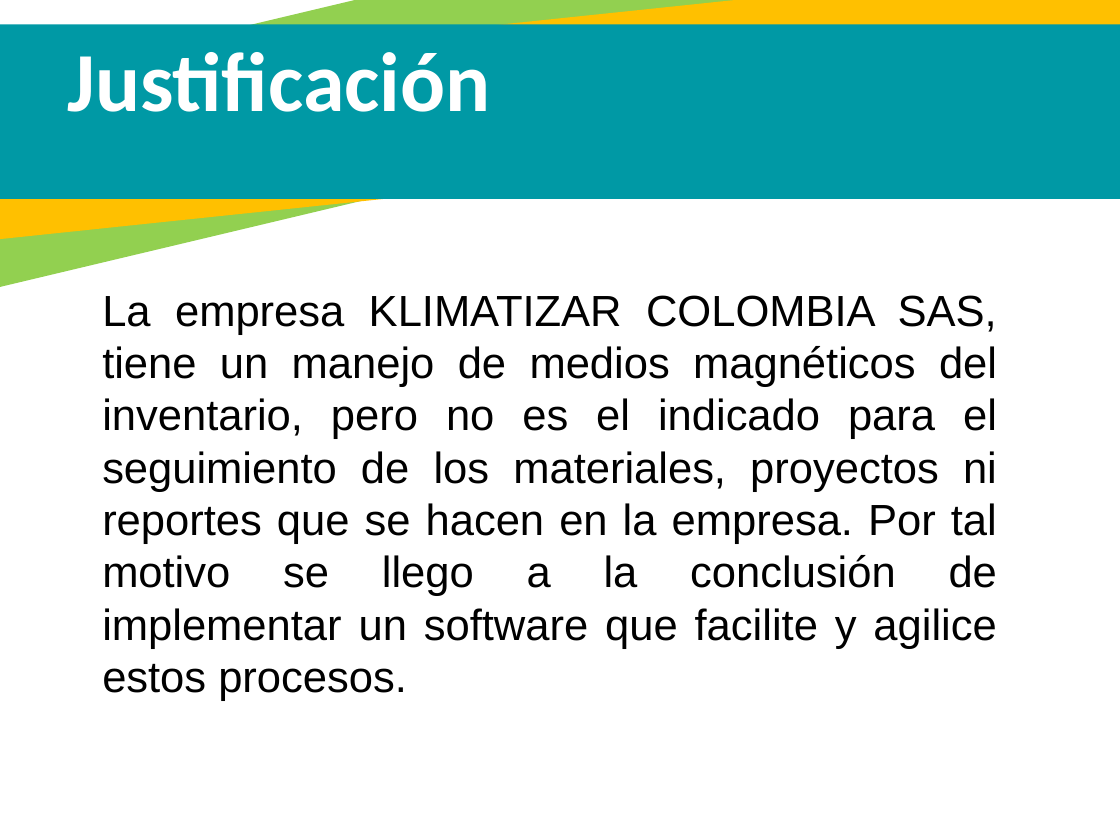
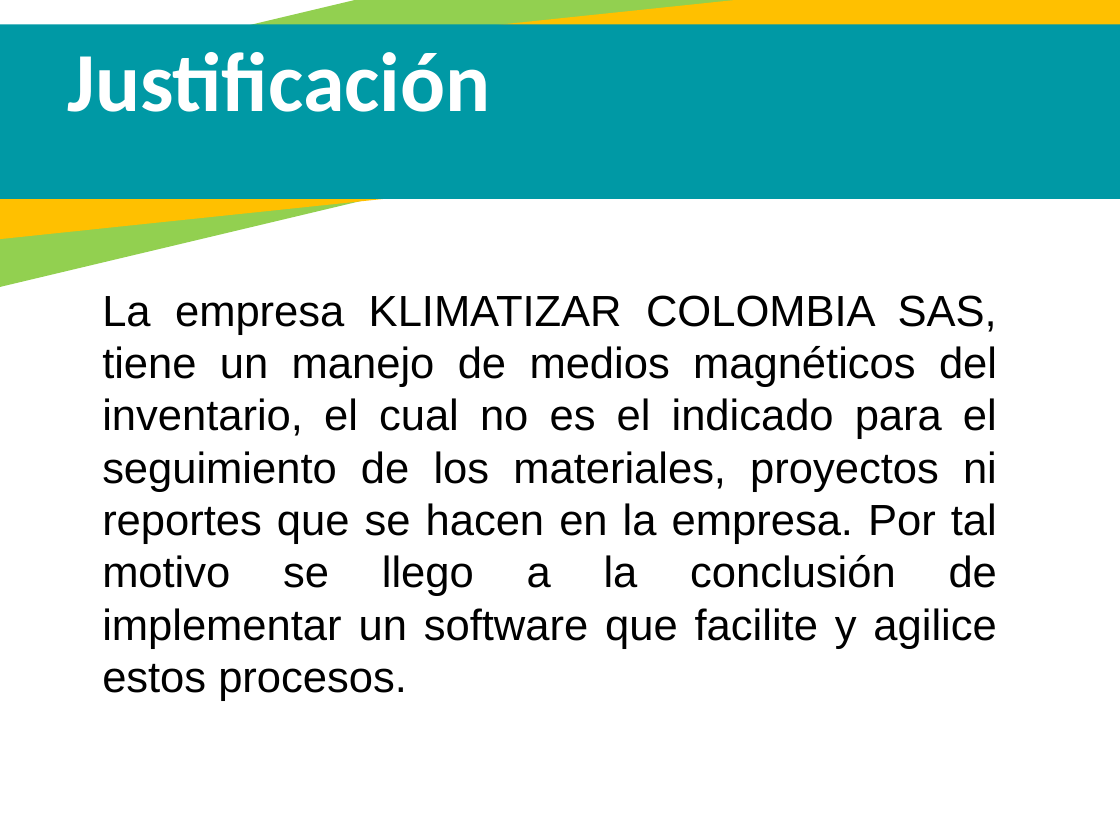
Before and after one commit to JorgeCanchon/Klimatizar-, a slide deck: slide 8 of Sistematización inventario KLIMATIZAR COLOMBIA SAS.pptx. Drawn at 1120x840 pixels with LibreOffice and Linux fonts; fonts in the diff are those of the drawing. Boxes give left, top, right and bottom in pixels: in the first picture for what was removed or moved away, otherwise in the second. Text is boxed around its words. In the diff, an @@ line names an element or a change of style, - is before the commit and + after.

```diff
--- a/Sistematización inventario KLIMATIZAR COLOMBIA SAS.pptx
+++ b/Sistematización inventario KLIMATIZAR COLOMBIA SAS.pptx
@@ text at <box>102,295,997,701</box>: text changed @@
-La empresa KLIMATIZAR COLOMBIA SAS, tiene un manejo de medios magnéticos del inventario, pero no es el indicado para el seguimiento de los materiales, proyectos ni reportes que se hacen en la empresa. Por tal motivo se llego a la conclusión de implementar un software que facilite y agilice estos procesos.
+La empresa KLIMATIZAR COLOMBIA SAS, tiene un manejo de medios magnéticos del inventario, el cual no es el indicado para el seguimiento de los materiales, proyectos ni reportes que se hacen en la empresa. Por tal motivo se llego a la conclusión de implementar un software que facilite y agilice estos procesos.
```
Also in this commit, not shown: 7 other slides changed, 3 slides added, 9 other files.
